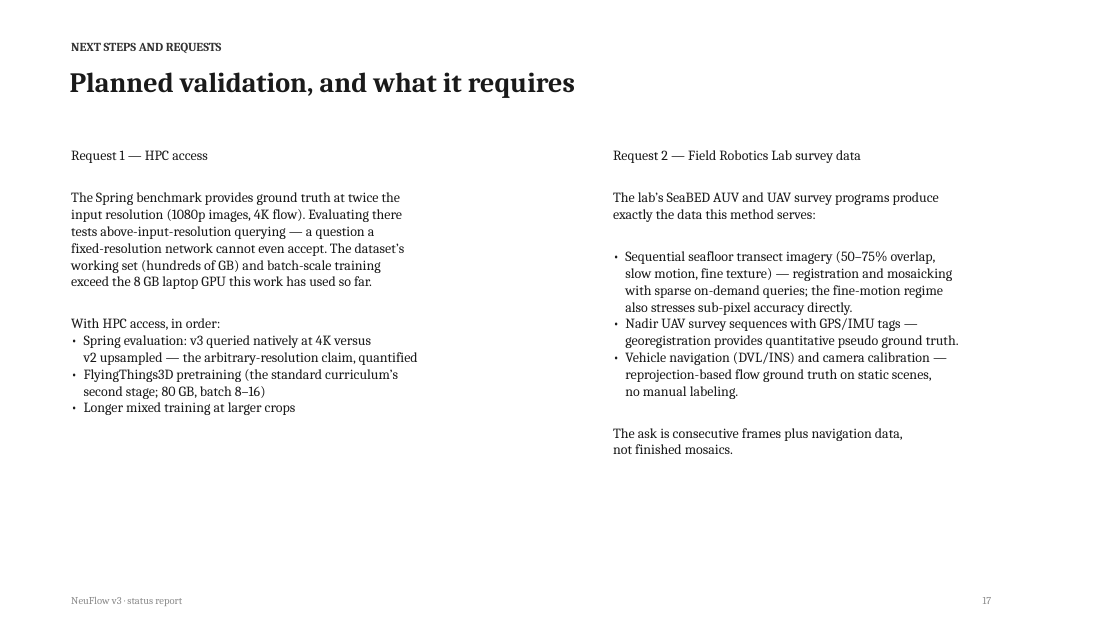
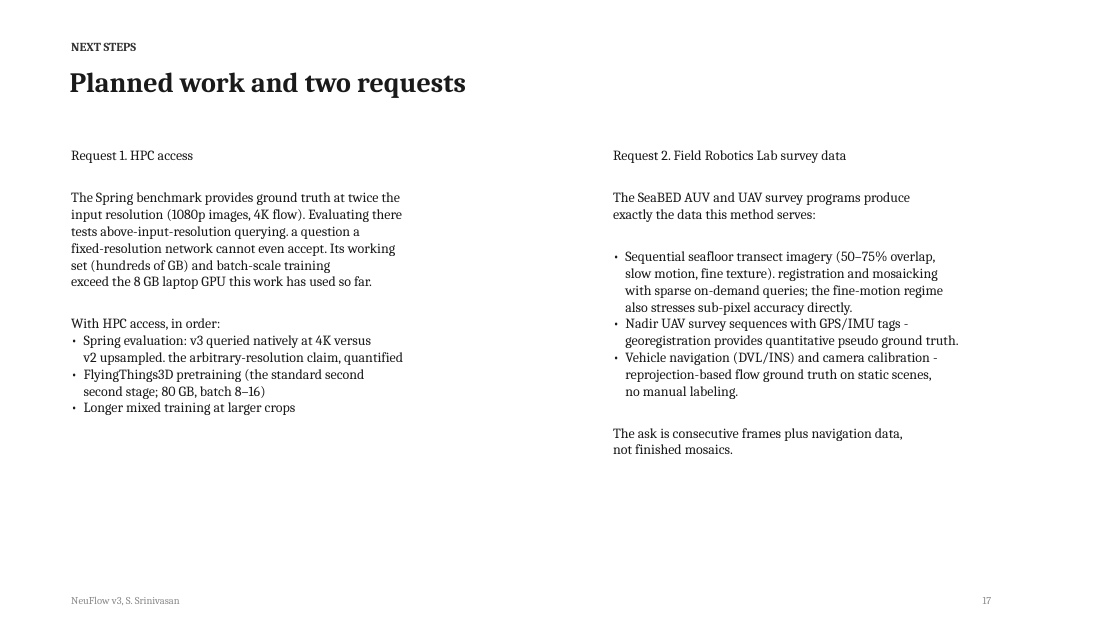
Before and after one commit to shrirag10/Neuflowv3, a slide deck: slide 17 of docs/NeuFlow_v3_status.pptx. Drawn at 1120x630 pixels with LibreOffice and Linux fonts; fonts in the diff are those of the drawing. Boxes give left, top, right and bottom in pixels: in the first picture for what was removed or moved away, otherwise in the second. Text is boxed around its words. In the diff, an @@ line names an element or a change of style, - is before the commit and + after.

```diff
--- a/docs/NeuFlow_v3_status.pptx
+++ b/docs/NeuFlow_v3_status.pptx
@@ text at (71, 42, 136, 51): text changed @@
-NEXT STEPS AND REQUESTS
+NEXT STEPS
@@ text at (70, 72, 466, 98): text changed @@
-Planned validation, and what it requires
+Planned work and two requests
@@ text at (71, 150, 193, 163): text changed @@
-Request 1 — HPC access
+Request 1. HPC access
@@ text at (613, 150, 910, 205): text changed @@
-Request 2 — Field Robotics Lab survey data
-The lab’s SeaBED AUV and UAV survey programs produce
+Request 2. Field Robotics Lab survey data
+The SeaBED AUV and UAV survey programs produce
@@ text at (71, 226, 395, 273): text changed @@
-tests above-input-resolution querying — a question a
-fixed-resolution network cannot even accept. The dataset’s
-working set (hundreds of GB) and batch-scale training
+tests above-input-resolution querying. a question a
+fixed-resolution network cannot even accept. Its working
+set (hundreds of GB) and batch-scale training
@@ text at (625, 268, 937, 281): text changed @@
-slow motion, fine texture) — registration and mosaicking
+slow motion, fine texture). registration and mosaicking
@@ text at (84, 352, 403, 382): text changed @@
-v2 upsampled — the arbitrary-resolution claim, quantified
-• FlyingThings3D pretraining (the standard curriculum’s
+v2 upsampled. the arbitrary-resolution claim, quantified
+• FlyingThings3D pretraining (the standard second
@@ text at (71, 597, 180, 605): text changed @@
-NeuFlow v3 · status report
+NeuFlow v3, S. Srinivasan
```
Also in this commit, not shown: 17 other slides changed, 1 other file.
